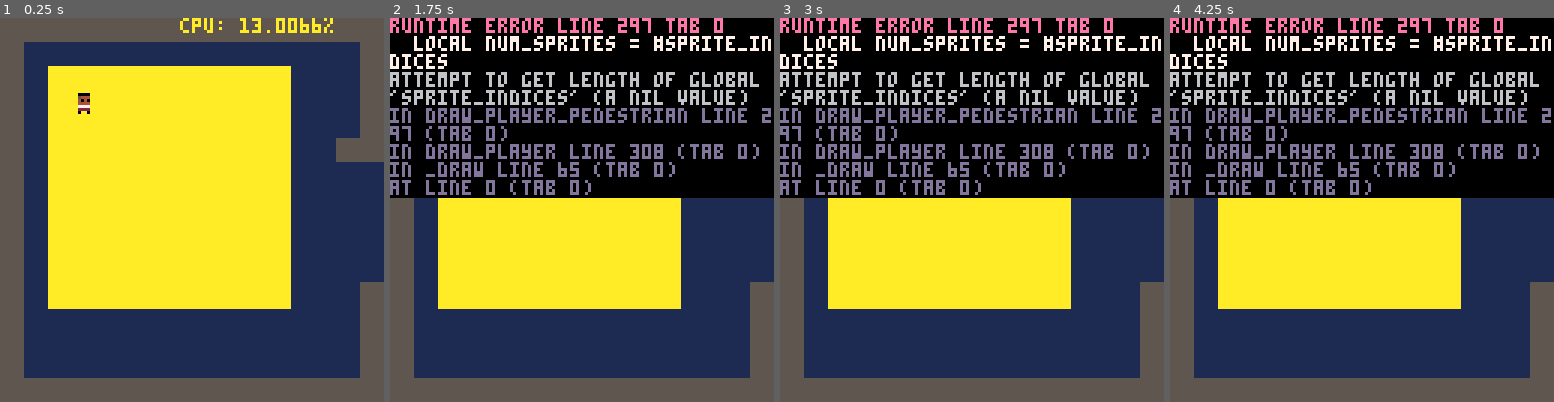
Above: before the commit, frames 1-4 (left to right).
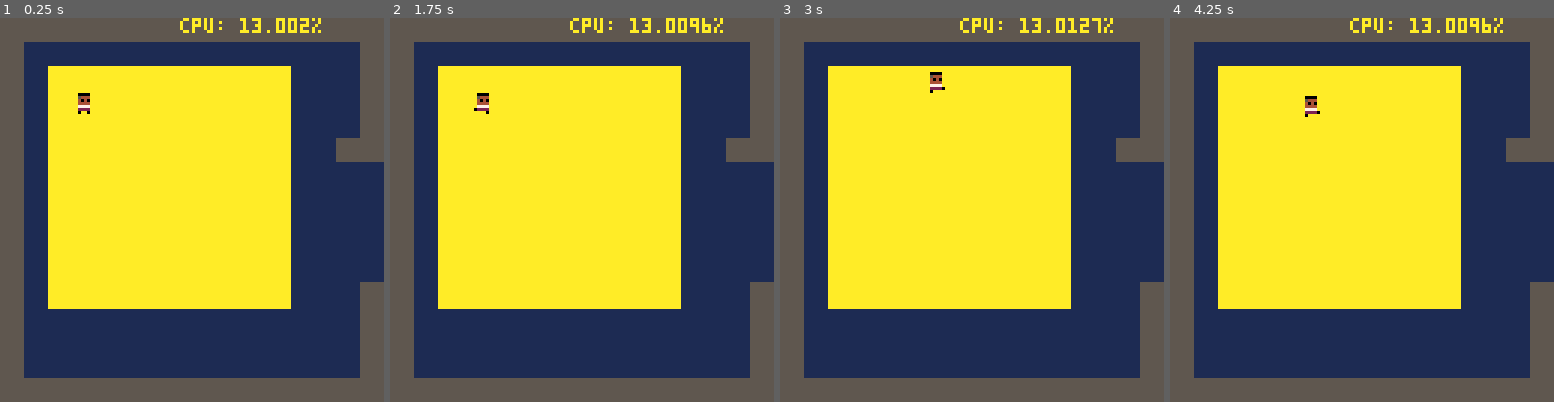
Above: after the commit, the same moments.

Repository: frojo/pico8
Game: PICO-8 cartridge carts/adventure.p8
The game is run twice, just before and just after one commit, with the same random seed, the same clock (stepped at 60 frames per second) and the same inputs.
Inputs:
- Up to frame 1 (0.25 s): no input
- Up to frame 2 (1.75 s): tap X (X key) at 0.33, 1.07 s; tap O (Z key) at 0.7, 1.7 s; hold Right from 1.6 s (still down)
- Up to frame 3 (3 s): tap X (X key) at 1.85, 2.97 s; release Right at 2.1 s; tap O (Z key) at 2.1, 2.5, 2.9 s; hold Up 2.15-2.42 s; hold Right from 2.47 s (still down)
- Up to frame 4 (4.25 s): release Right at 3.03 s; hold Left 3.08-3.58 s; tap O (Z key) at 3.3, 3.7, 4.1 s; hold Down 3.63-3.97 s; hold Right from 4.02 s (still down); tap X (X key) at 4.08 s

The runs differ from the first frame. In frame 1, 0.1% of the frame differs, in the area x 78-87%, y 0-4%; in frame 2, 47%; in frame 3, 47%, in the area x 0-100%, y 0-47%; in frame 4, 47%.
Error before the commit: runtime error line 297 tab 0; local num_sprites = #sprite_indices; attempt to get length of global 'sprite_indices' (a nil value)

Commit message:
settled on the goofy looking walking anim

Diff:
--- a/carts/adventure.p8
+++ b/carts/adventure.p8
@@ -18,8 +18,6 @@
 	add(players, init_player(1))
 
 	walk_speed = .8
-	-- debug
-	walk_opt = 0
 
 	-- knobs for Boat Feel (TM)
 	water_drag = .01
@@ -44,8 +42,6 @@
 	for player in all(players) do
 		update_player(player)
 	end
-
-	if (btnp(4)) walk_opt = (walk_opt + 1) % 3
 
 	t += 1
 end
@@ -289,14 +285,14 @@
 		else
 			spr(33, player.x, player.y)
 		end
+
+	-- walking animation
+	-- todo: replace other animations logic with this way of doing it
 	else
-	-- walking animation
+
 		local flipx = player.dx < 0
-		local frames_per_sprite = 2
-		if (walk_opt == 0) sprite_indices = {36, 37, 38, 39}
-		-- if (walk_opt == 1) sprite_indices = {40, 41, 42, 43}
-		-- this one is BAD local sprite_indices = {52, 53, 54, 55}
-		if (walk_opt == 2) sprite_indices = {56, 57, 58, 59} -- this one is also bad but kind of charming lol
+		local frames_per_sprite = 4
+		local sprite_indices = {34, 35}
 		local num_sprites = #sprite_indices
 		local curr_sprite_idx = (t % (frames_per_sprite * num_sprites)) / frames_per_sprite
 		spr(sprite_indices[flr(curr_sprite_idx)+1], player.x, player.y, 1, 1, flipx)
@@ -384,22 +380,14 @@
 11111111555555550000000000000000000000000000000000000000000000000000000000000000000000000000000000000000000000000000000000000000
 11111111555555550000000000000000000000000000000000000000000000000000000000000000000000000000000000000000000000000000000000000000
 11111111555555550000000000000000000000000000000000000000000000000000000000000000000000000000000000000000000000000000000000000000
-cccccccccccccccccccccccccccccccccccccccccccccccccccccccccccccccccccccccccccccccccccccccccccccccc00000000000000000000000000000000
-cc0000cccccccccccc0000cccc0000cccc0000cccc0000cccc0000cccc0000cccc0000cccc0000cccc0000cccc0000cc00000000000000000000000000000000
-cc5444cccc0000cccc5444cccc5444cccc5444cccc5444cccc5444cccc5444cccc5444cccc5444cccc5444cccc5444cc00000000000000000000000000000000
-cc4040cccc5444cccc4040cccc4040cccc4040cccc4040cccc4040cccc4040cccc4040cccc4040cccc4040cccc4040cc00000000000000000000000000000000
-cc4444cccc4040cccc4444cccc4444cccc4444cccc4444cccc4444cccc4444cccc4444cccc4444cccc4444cccc4444cc00000000000000000000000000000000
-cc7777cccc4444cccc7777cccc7777cccc7777cccc7777cccc7777cccc7777cccc7777cccc7777cccc7777cccc7777cc00000000000000000000000000000000
-cc2222cccc7777cccc2222cccc2222cccc2222cccc0222cccc2222cccc2222cccc2222cccc2222cccc2222cccc2222cc00000000000000000000000000000000
-cc0cc0cccc0cc0cccc0cc0cccc0cc0ccc0ccc0ccccccc0cccc0ccccccc0ccc0ccc0ccc0ccc0ccc0cc0ccc0ccc0ccc0cc00000000000000000000000000000000
-555555cc000000000000000000000000cccccccccccccccccccccccccccccccccccccccccccccccccccccccccccccccc00000000000000000000000000000000
-55555555000000000000000000000000cc0000cccc0000cccc0000cccc0000cccc0000cccc0000cccc0000cccc0000cc00000000000000000000000000000000
-55444455000000000000000000000000cc5444cccc5444cccc5444cccc5444cccc5444cccc5444cccc5444cccc5444cc00000000000000000000000000000000
-54044055000000000000000000000000cc4040cccc4040cccc4040cccc4040cccc4040cccc4040cccc4040cccc4040cc00000000000000000000000000000000
-544444cc000000000000000000000000cc4444cccc4444cccc4444cccc4444cccc4444cccc4444cccc4444cccc4444cc00000000000000000000000000000000
-c1111ccc000000000000000000000000cc7777cccc7777cccc7777cccc7777cccc7777cccc7777cccc7777cccc7777cc00000000000000000000000000000000
-c7cc7ccc000000000000000000000000cc2222cccc2222cccc2222cccc2222cccc22220ccc22220cc02222ccc02222cc00000000000000000000000000000000
-cccccccc000000000000000000000000c0ccc0cccc0cc0cccc0ccc0ccc0cc0cccc0ccccccc0cccccccccc0ccccccc0cc00000000000000000000000000000000
+cccccccccccccccccccccccccccccccc000000000000000000000000000000000000000000000000000000000000000000000000000000000000000000000000
+cc0000cccccccccccc0000cccc0000cc000000000000000000000000000000000000000000000000000000000000000000000000000000000000000000000000
+cc5444cccc0000cccc5444cccc5444cc000000000000000000000000000000000000000000000000000000000000000000000000000000000000000000000000
+cc4040cccc5444cccc4040cccc4040cc000000000000000000000000000000000000000000000000000000000000000000000000000000000000000000000000
+cc4444cccc4040cccc4444cccc4444cc000000000000000000000000000000000000000000000000000000000000000000000000000000000000000000000000
+cc7777cccc4444cccc7777cccc7777cc000000000000000000000000000000000000000000000000000000000000000000000000000000000000000000000000
+cc2222cccc7777cccc22220cc02222cc000000000000000000000000000000000000000000000000000000000000000000000000000000000000000000000000
+cc0cc0cccc0cc0cccc0cccccccccc0cc000000000000000000000000000000000000000000000000000000000000000000000000000000000000000000000000
 __gff__
 0000000000000004080108000000000000010000000000000000000000000000000000000000000000000000000000000000000000000000000000000000000000000000000000000000000000000000000000000000000000000000000000000000000000000000000000000000000000000000000000000000000000000000
 0000000000000000000000000000000000000000000000000000000000000000000000000000000000000000000000000000000000000000000000000000000000000000000000000000000000000000000000000000000000000000000000000000000000000000000000000000000000000000000000000000000000000000
